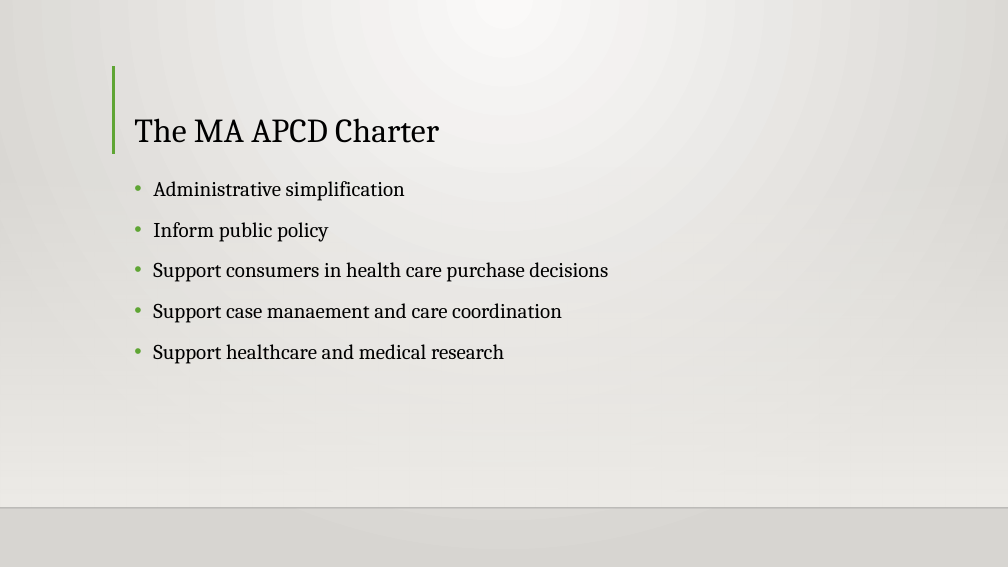
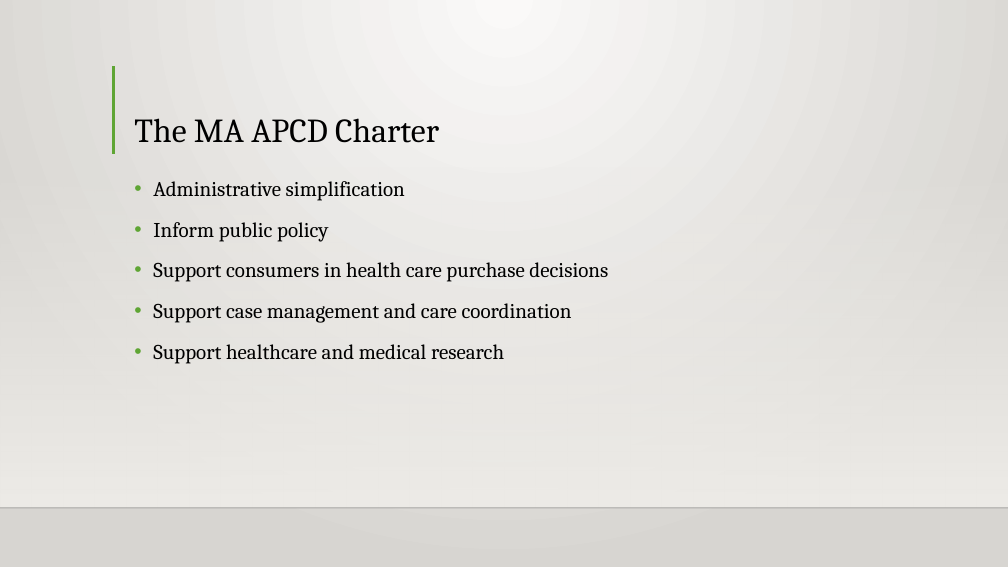
Before and after one commit to Intro-to-APCD/Intro-to-APCD.github.io, a slide deck: slide 4 of PowerPoints/Phase 2/002 The History of the Massachusetts APCD.pptx. Drawn at 1008x567 pixels with LibreOffice and Linux fonts; fonts in the diff are those of the drawing; background and template pictures are left out. Boxes give left, top, right and bottom in pixels: in the first picture for what was removed or moved away, otherwise in the second. Text is boxed around its words. In the diff, an @@ line names an element or a change of style, - is before the commit and + after.

```diff
--- a/PowerPoints/Phase 2/002 The History of the Massachusetts APCD.pptx
+++ b/PowerPoints/Phase 2/002 The History of the Massachusetts APCD.pptx
@@ text at (153, 303, 572, 323): text changed @@
-• Support case manaement and care coordination
+• Support case management and care coordination
```
Also in this commit, not shown: 1 other file.
